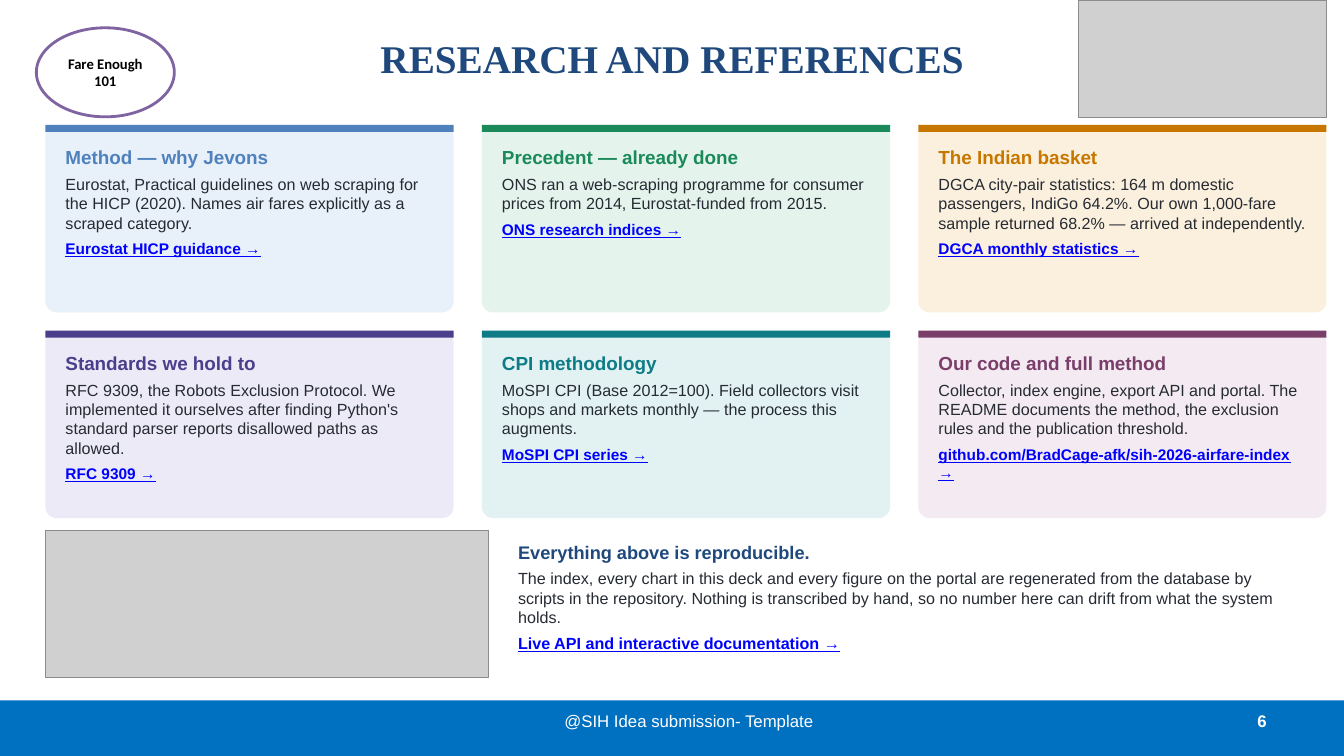
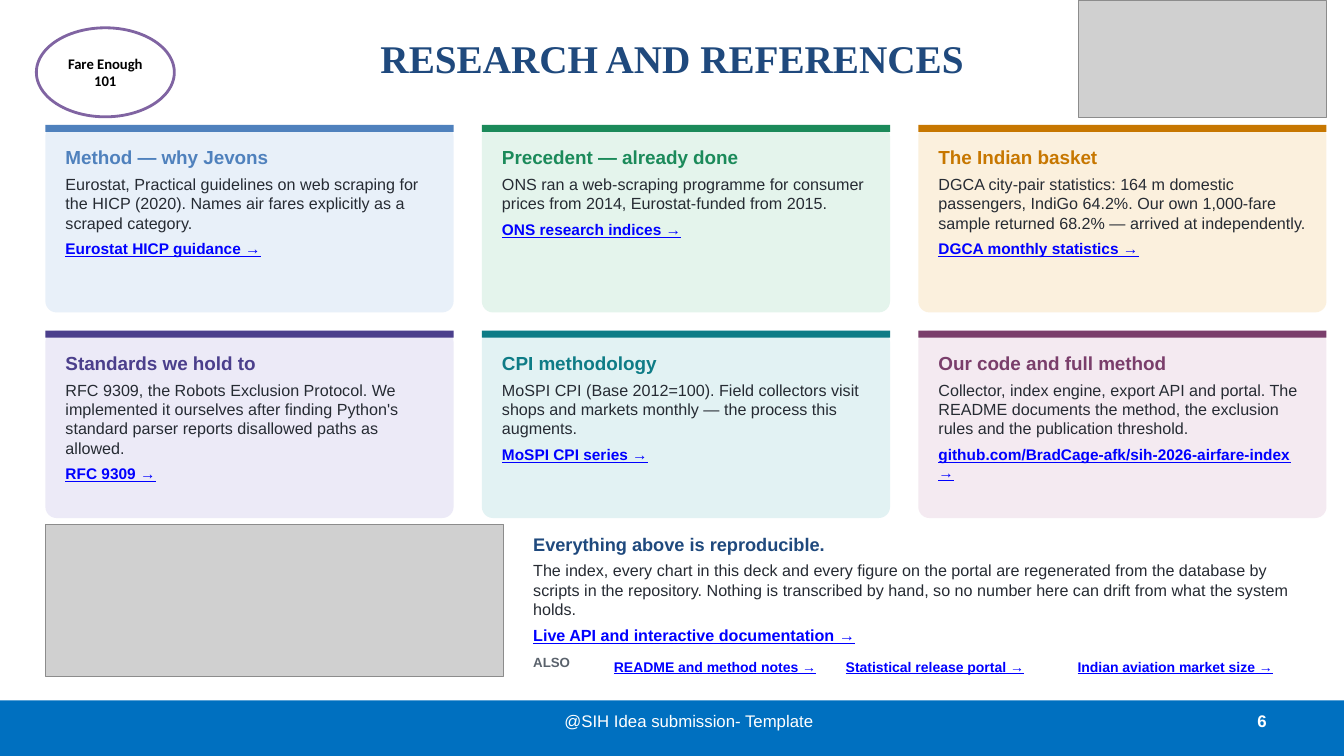
Before and after one commit to BradCage-afk/sih-2026-airfare-index, a slide deck: slide 6 of SIH26056-Idea-Presentation.pptx. Drawn at 1344x756 pixels with LibreOffice and Linux fonts; fonts in the diff are those of the drawing; grey boxes stand for pictures. Boxes give left, top, right and bottom in pixels: in the first picture for what was removed or moved away, otherwise in the second. Text is boxed around its words. In the diff, an @@ line names an element or a change of style, - is before the commit and + after.

```diff
--- a/SIH26056-Idea-Presentation.pptx
+++ b/SIH26056-Idea-Presentation.pptx
@@ picture resized from (x1=45, y1=530, x2=489, y2=678) to (x1=45, y1=524, x2=504, y2=677) @@
@@ text "Everything above is reproducible." moved from (x1=518, y1=545, x2=1273, y2=652) to (x1=533, y1=537, x2=1288, y2=644) @@
@@ text added at (x1=533, y1=657, x2=570, y2=667), 9.5 pt, text #5A626C, bold @@
+ALSO
@@ text added at (x1=614, y1=662, x2=798, y2=674), 10 pt, text #0000FF, bold, underline @@
+README and method notes →
@@ text added at (x1=846, y1=662, x2=1006, y2=675), 10 pt, text #0000FF, bold, underline @@
+Statistical release portal →
@@ text added at (x1=1078, y1=662, x2=1255, y2=674), 10 pt, text #0000FF, bold, underline @@
+Indian aviation market size →
```
Also in this commit, not shown: 2 other slides changed, 4 other files.
